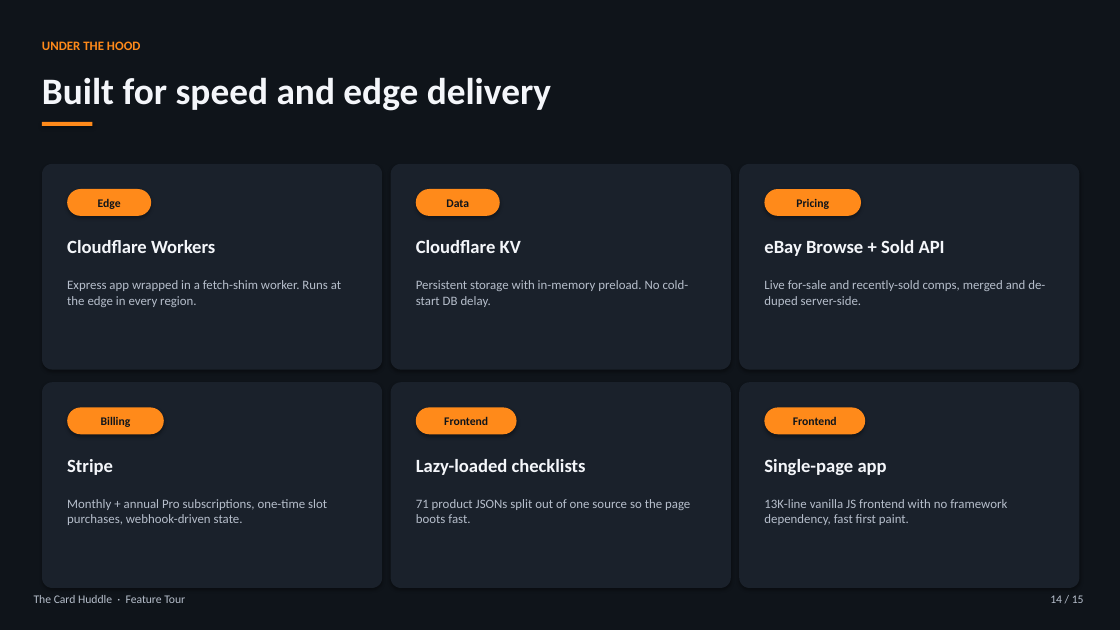
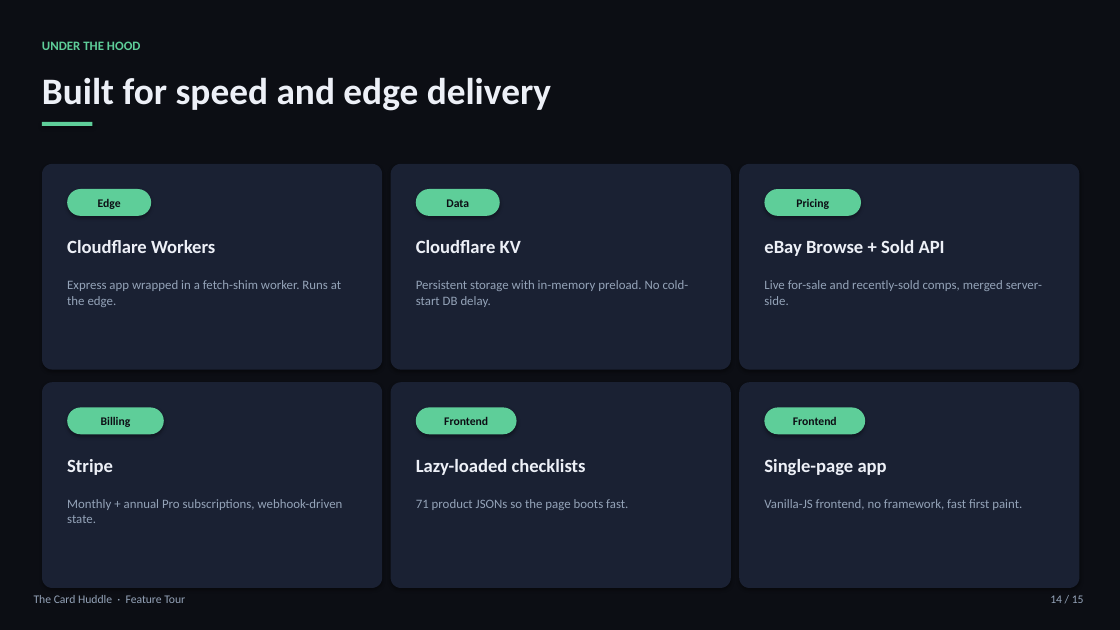
Before and after one commit to PeytonFrankeCode/FbAi, a slide deck: slide 14 of the-card-huddle-feature-tour.pptx. Drawn at 1120x630 pixels with LibreOffice and Linux fonts; fonts in the diff are those of the drawing. Boxes give left, top, right and bottom in pixels: in the first picture for what was removed or moved away, otherwise in the second. Text is boxed around its words. In the diff, an @@ line names an element or a change of style, - is before the commit and + after.

```diff
--- a/the-card-huddle-feature-tour.pptx
+++ b/the-card-huddle-feature-tour.pptx
@@ rectangle at (0, 0, 1120, 630): fill #0F141A to #0C0E14 @@
@@ text "UNDER THE HOOD" at (42, 41, 141, 50): text colour #FF8A1A to #5ECE99 @@
@@ text "Built for speed and edge ..." at (42, 77, 551, 111): text colour #F4F6FA to #EDF0F7 @@
@@ text at (67, 280, 341, 307): text changed; text colour #B6BECB to #94A3B8 @@
-Express app wrapped in a fetch-shim worker. Runs at the edge in every region.
+Express app wrapped in a fetch-shim worker. Runs at the edge.
@@ text at (764, 280, 1042, 305): text changed; text colour #B6BECB to #94A3B8 @@
-Live for-sale and recently-sold comps, merged and de-duped server-side.
+Live for-sale and recently-sold comps, merged server-side.
@@ fill #1A212B to #1A2133 in 6 elements at (42, 164, 382, 370), (391, 164, 731, 370), (739, 164, 1080, 370), (42, 382, 382, 588), (391, 382, 731, 588), (739, 382, 1080, 588) @@
@@ text colour #0F141A to #0C0E14 in 6 elements at (98, 199, 121, 209), (446, 199, 469, 207), (796, 199, 829, 209), (101, 417, 131, 427), (444, 417, 488, 425), (793, 417, 837, 425) @@
@@ fill #FF8A1A to #5ECE99 in 7 elements at (42, 122, 92, 126), (67, 189, 151, 216), (416, 189, 500, 216), (765, 189, 861, 216), (67, 408, 164, 434), (416, 408, 517, 434), (765, 408, 865, 434) @@
@@ text at (67, 499, 343, 523): text changed; text colour #B6BECB to #94A3B8 @@
-Monthly + annual Pro subscriptions, one-time slot purchases, webhook-driven state.
+Monthly + annual Pro subscriptions, webhook-driven state.
@@ text at (416, 499, 628, 510): text changed; text colour #B6BECB to #94A3B8 @@
-71 product JSONs split out of one source so the page boots fast.
+71 product JSONs so the page boots fast.
@@ text at (764, 499, 1022, 510): text changed; text colour #B6BECB to #94A3B8 @@
-13K-line vanilla JS frontend with no framework dependency, fast first paint.
+Vanilla-JS frontend, no framework, fast first paint.
@@ text colour #B6BECB to #94A3B8 in 3 elements at (416, 280, 689, 307), (34, 595, 185, 603), (1050, 595, 1084, 603) @@
```
Also in this commit, not shown: 14 other slides changed.
